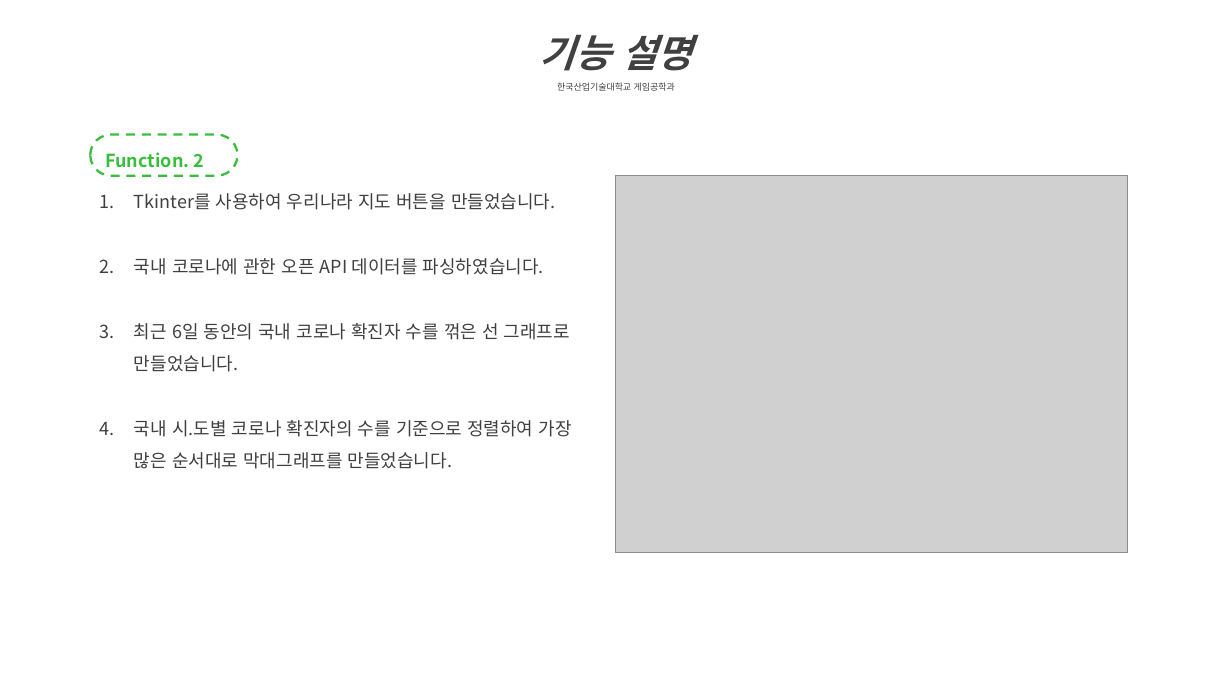
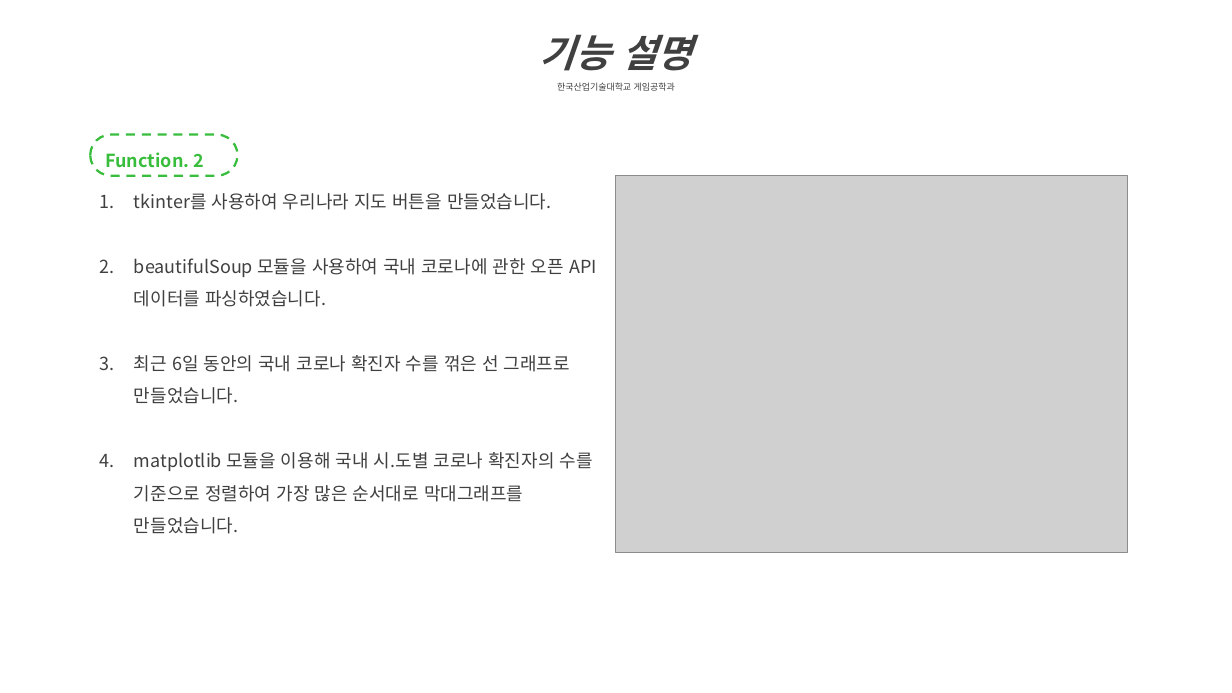
Before and after one commit to LEEMIREUK/ScriptLanguage, a slide deck: slide 7 of 스크립트언어 텀프로젝트 최종 보고서_2016182027.pptx. Drawn at 1232x693 pixels with LibreOffice and Linux fonts; fonts in the diff are those of the drawing; grey boxes stand for pictures. Boxes give left, top, right and bottom in pixels: in the first picture for what was removed or moved away, otherwise in the second. Text is boxed around its words. In the diff, an @@ line names an element or a change of style, - is before the commit and + after.

```diff
--- a/스크립트언어 텀프로젝트 최종 보고서_2016182027.pptx
+++ b/스크립트언어 텀프로젝트 최종 보고서_2016182027.pptx
@@ text at [134,193,597,307]: text changed @@
-1. Tkinter를 사용하여 우리나라 지도 버튼을 만들었습니다.
-2. 국내 코로나에 관한 오픈 API 데이터를 파싱하였습니다.
+1. tkinter를 사용하여 우리나라 지도 버튼을 만들었습니다.
+2. beautifulSoup 모듈을 사용하여 국내 코로나에 관한 오픈 API 데이터를 파싱하였습니다.
@@ text at [134,452,593,534]: text changed @@
-4. 국내 시.도별 코로나 확진자의 수를 기준으로 정렬하여 가장 많은 순서대로 막대그래프를 만들었습니다.
+4. matplotlib 모듈을 이용해 국내 시.도별 코로나 확진자의 수를 기준으로 정렬하여 가장 많은 순서대로 막대그래프를 만들었습니다.
```
Also in this commit, not shown: 7 other slides changed.
